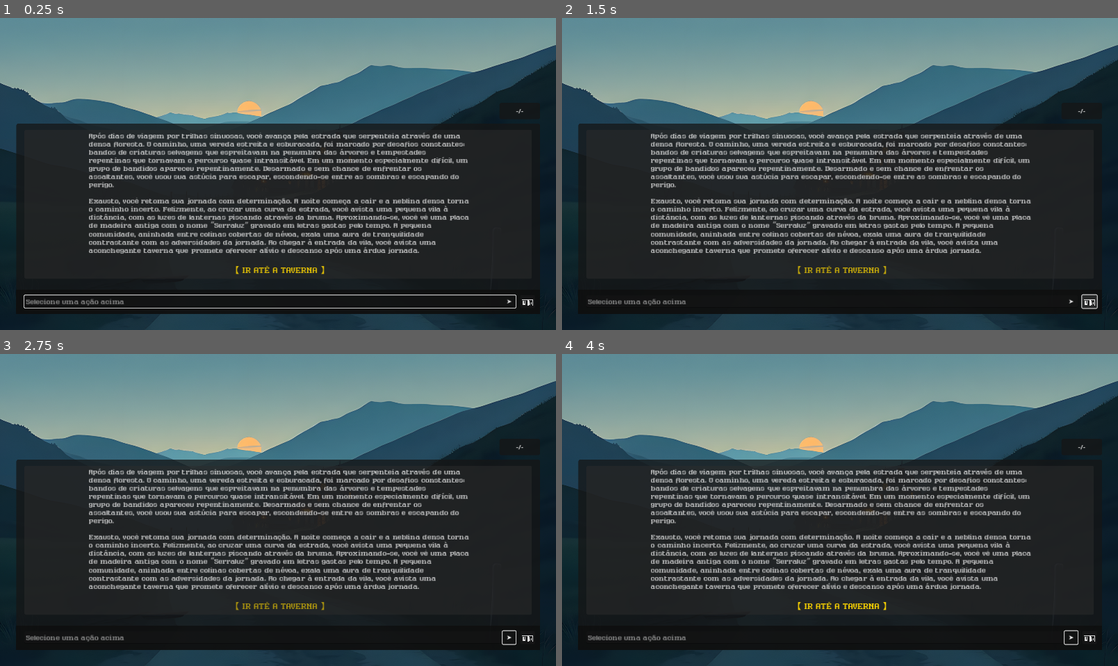
Above: before the commit, frames 1-4 (two rows, left to right).
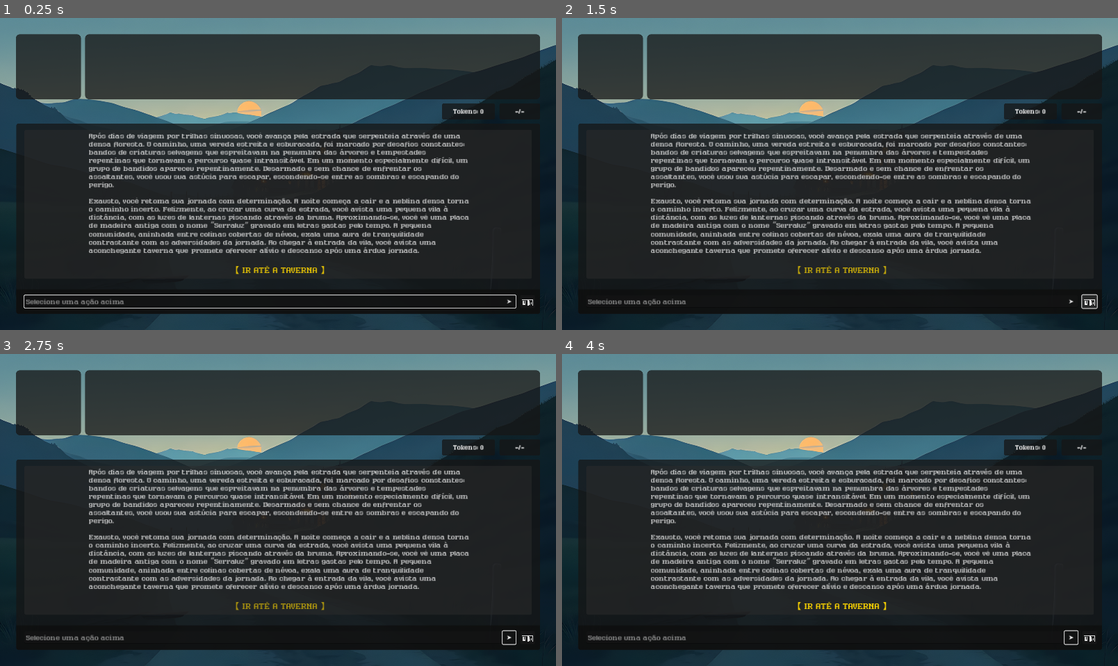
Above: after the commit, the same moments.

Repository: kelbg/serraluz
Game: Godot game, scene res://main.tscn
Same seed, same stepped clock (60 frames per second), same inputs: the game is played once before the commit and once after it. The engine's default icon, where the game draws it, is replaced by a stand-in: a white triangle on a blue panel in a dark square. Sound files missing from this copy of the repository are replaced by a short silence.
Inputs:
- Up to frame 1 (0.25 s): no input
- Up to frame 2 (1.5 s): click "➤" at 0.5 s; click "🗑️" at 1.25 s
- Up to frame 3 (2.75 s): click "➤" at 2 s
- Up to frame 4 (4 s): click "🗑️" at 2.75 s; click "➤" at 3.5 s

The runs differ from the first frame. In frame 1, 19% of the frame differs, in the area x 2-98%, y 5-33%; in frame 2, 19%; in frame 3, 19%; in frame 4, 19%.
Error in both runs: Trying to return value of type "Nil" from a function whose return type is "String". (res://scripts/GameController.gd:66)

Commit message:
add token count rough estimate

Diff:
--- a/main.tscn
+++ b/main.tscn
@@ -12,6 +12,10 @@
 [ext_resource type="FontFile" uid="uid://gc62kgbwdw2" path="res://fonts/RulerGold.ttf" id="8_vtrk3"]
 
 [sub_resource type="StyleBoxFlat" id="StyleBoxFlat_mial8"]
+content_margin_left = 0.0
+content_margin_top = 0.0
+content_margin_right = 0.0
+content_margin_bottom = 0.0
 bg_color = Color(0.0846899, 0.0846899, 0.0846899, 0.752941)
 corner_radius_top_left = 5
 corner_radius_top_right = 5
@@ -24,6 +28,8 @@
 content_margin_right = 60.0
 content_margin_bottom = 15.0
 bg_color = Color(0.051971, 0.051971, 0.051971, 0.752941)
+corner_radius_bottom_right = 5
+corner_radius_bottom_left = 5
 
 [sub_resource type="StyleBoxFlat" id="StyleBoxFlat_r25pw"]
 content_margin_left = 10.0
@@ -40,10 +46,10 @@
 content_margin_right = 15.0
 content_margin_bottom = 15.0
 bg_color = Color(0.0862745, 0.0862745, 0.0862745, 0.752941)
-corner_radius_top_left = 5
-corner_radius_top_right = 5
-corner_radius_bottom_right = 5
-corner_radius_bottom_left = 5
+corner_radius_top_left = 10
+corner_radius_top_right = 10
+corner_radius_bottom_right = 10
+corner_radius_bottom_left = 10
 
 [sub_resource type="StyleBoxFlat" id="StyleBoxFlat_jequm"]
 content_margin_left = 20.0
@@ -51,10 +57,10 @@
 content_margin_right = 20.0
 content_margin_bottom = 15.0
 bg_color = Color(0.0862745, 0.0862745, 0.0862745, 0.752941)
-corner_radius_top_left = 5
-corner_radius_top_right = 5
-corner_radius_bottom_right = 5
-corner_radius_bottom_left = 5
+corner_radius_top_left = 10
+corner_radius_top_right = 10
+corner_radius_bottom_right = 10
+corner_radius_bottom_left = 10
 
 [node name="Main" type="Node"]
 
@@ -87,20 +93,40 @@
 [node name="ResponseLengthContainer" type="PanelContainer" parent="UI"]
 layout_mode = 0
 offset_left = 1227.0
-offset_top = 209.0
+offset_top = 210.0
 offset_right = 1327.0
-offset_bottom = 249.0
+offset_bottom = 250.0
+tooltip_text = "Contagem de caracteres exibidos / recebidos na última mensagem"
 theme_override_styles/panel = SubResource("StyleBoxFlat_mial8")
 
 [node name="ResponseLength" type="Label" parent="UI/ResponseLengthContainer"]
 custom_minimum_size = Vector2(80, 0)
 layout_mode = 2
 size_flags_horizontal = 4
+theme_override_fonts/font = ExtResource("8_vtrk3")
+theme_override_font_sizes/font_size = 18
 text = "-/-"
 horizontal_alignment = 1
 text_overrun_behavior = 1
 
-[node name="ChatPanel" type="Panel" parent="UI" node_paths=PackedStringArray("chat_container", "input", "scroll_container", "audio_player", "response_length_display", "background_image", "char_info_box")]
+[node name="TokenCountContainer" type="PanelContainer" parent="UI"]
+layout_mode = 0
+offset_left = 1086.0
+offset_top = 210.0
+offset_right = 1216.0
+offset_bottom = 250.0
+tooltip_text = "Estimativa (grosseira) de tokens enviados + recebidos"
+theme_override_styles/panel = SubResource("StyleBoxFlat_mial8")
+
+[node name="TokenCount" type="Label" parent="UI/TokenCountContainer"]
+layout_mode = 2
+theme_override_fonts/font = ExtResource("8_vtrk3")
+theme_override_font_sizes/font_size = 18
+text = "Tokens: 0"
+horizontal_alignment = 1
+text_overrun_behavior = 1
+
+[node name="ChatPanel" type="Panel" parent="UI" node_paths=PackedStringArray("chat_container", "input", "scroll_container", "audio_player", "response_length_display", "token_count_display", "background_image", "char_info_box")]
 layout_mode = 1
 anchors_preset = 7
 anchor_left = 0.5
@@ -134,6 +160,7 @@
 scroll_container = NodePath("ScrollContainer")
 audio_player = NodePath("../../AudioStreamPlayer")
 response_length_display = NodePath("../ResponseLengthContainer/ResponseLength")
+token_count_display = NodePath("../TokenCountContainer/TokenCount")
 background_image = NodePath("../BackgroundRect")
 char_info_box = NodePath("../CharInfoBox")
 
@@ -202,7 +229,6 @@
 size_flags_vertical = 3
 
 [node name="CharInfoBox" type="HBoxContainer" parent="UI"]
-visible = false
 layout_mode = 1
 anchors_preset = 5
 anchor_left = 0.5
--- a/scripts/ChatController.gd
+++ b/scripts/ChatController.gd
@@ -16,6 +16,7 @@
 @export var scroll_container: ScrollContainer
 @export var audio_player: AudioStreamPlayer
 @export var response_length_display: Label
+@export var token_count_display: Label
 @export var background_image: TextureRect
 @export var char_info_box: CanvasItem
 
@@ -116,6 +117,13 @@
 
 	response_length_display.text = "%s/%s" % [visible_chars, total_chars]
 
+func update_token_count_display() -> void:
+	var approx_token_count := 0
+	for msg: Dictionary in messages:
+		approx_token_count += msg.content.length() / 4
+
+	token_count_display.text = "Tokens: ~%s" % approx_token_count
+
 func start_new_chat(character: Character) -> void:
 	clear_chat()
 	set_background_image(character.background)
@@ -228,13 +236,14 @@
 	# Aguarda até que seja transmitido texto suficiente para não finalizar a animação antes da hora
 	await get_tree().create_timer(0.2).timeout
 	animate_text(text_stream_chat_msg)
+	update_token_count_display()
 
 func _on_text_stream_data_received(chunk: String) -> void:
 	text_stream_chat_msg.get_node("VBoxContainer/HBoxContainer/CharacterMessage").text += chunk
 	messages[-1]["content"] += chunk
 
 func _on_text_stream_finished(_full_response: String) -> void:
-	pass
+	update_token_count_display()
 
 func _on_typing_started() -> void:
 	audio_player.play()
@@ -249,8 +258,6 @@
 
 # Acionado quando o jogador clicar em algum link no chat
 func _on_meta_clicked(meta: String) -> void:
-	print("Meta: %s" % meta)
-
 	var action: Dictionary = JSON.parse_string(meta)
 	if action.type == "chat":
 		var character := get_char_by_name(action.target)
